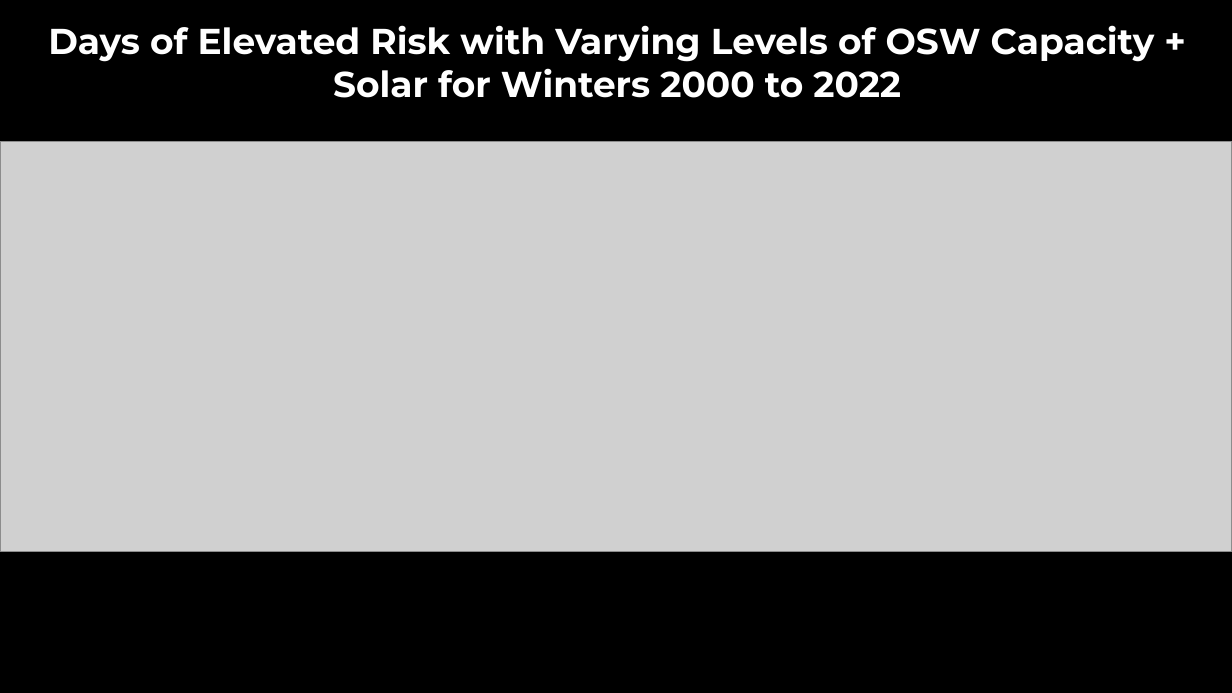
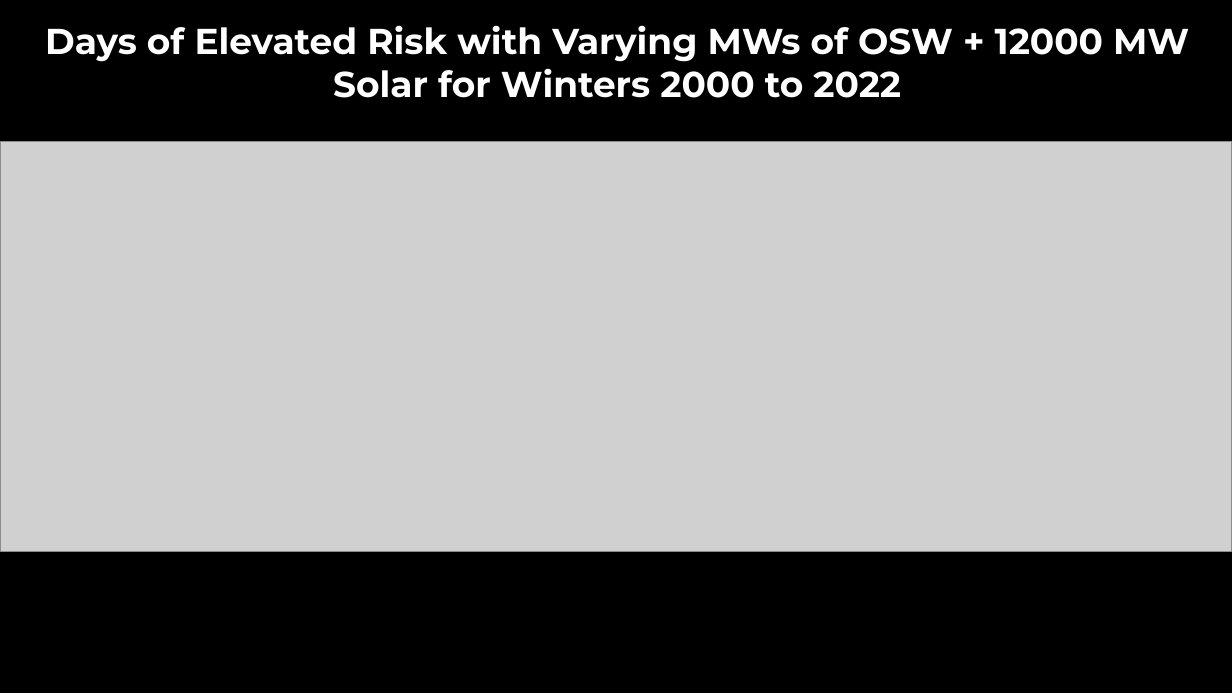
Before and after one commit to jruzekow/osw-analysis, a slide deck: slide 10 of OSW and Solar Analysis Results.pptx (slide 12 before the commit). Drawn at 1232x693 pixels with LibreOffice and Linux fonts; fonts in the diff are those of the drawing; grey boxes stand for pictures; background and template pictures are left out. Boxes give left, top, right and bottom in pixels: in the first picture for what was removed or moved away, otherwise in the second. Text is boxed around its words. In the diff, an @@ line names an element or a change of style, - is before the commit and + after.

```diff
--- a/OSW and Solar Analysis Results.pptx
+++ b/OSW and Solar Analysis Results.pptx
@@ text at [45, 25, 1189, 98]: text changed @@
-Days of Elevated Risk with Varying Levels of OSW Capacity + Solar for Winters 2000 to 2022
+Days of Elevated Risk with Varying MWs of OSW + 12000 MW Solar for Winters 2000 to 2022
```
Also in this commit, not shown: 8 other slides changed, 8 slides added, 10 slides removed.
